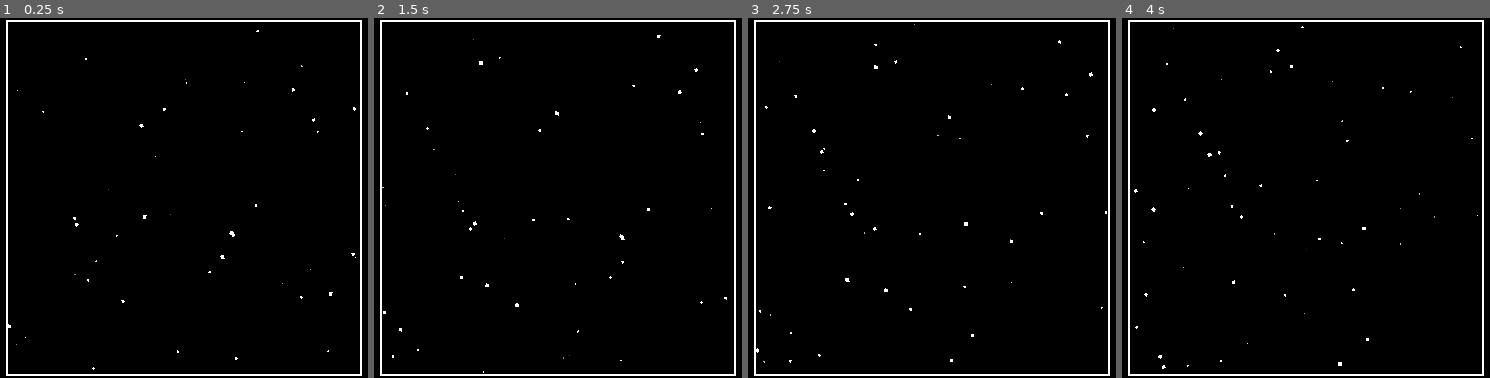
Above: before the commit, frames 1-4 (left to right).
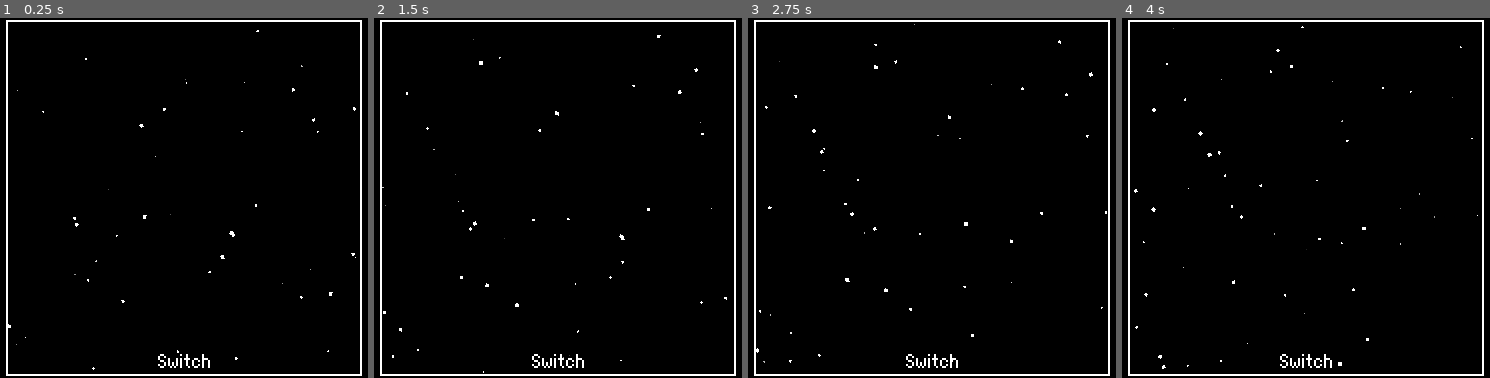
Above: after the commit, the same moments.

Repository: Banalian/BitBiscuit-GMTK2024
Game: Godot game, scene res://Scenes/main.tscn
The game is run twice, just before and just after one commit, with the same random seed, the same clock (stepped at 60 frames per second) and the same inputs.
Inputs (mouse positions are in pixels of both pictures, inside the frame that each line leads up to):
- Up to frame 1 (0.25 s): no input
- Up to frame 2 (1.5 s): move the mouse to (697, 180) at 0.52 s; click (697, 180) at 0.67 s; move the mouse to (429, 216) at 1.27 s; click (429, 216) at 1.42 s
- Up to frame 3 (2.75 s): move the mouse to (994, 118) at 2.02 s; click (994, 118) at 2.17 s
- Up to frame 4 (4 s): move the mouse to (1272, 270) at 2.77 s; click (1272, 270) at 2.92 s; move the mouse to (outside the picture) at 3.52 s; click (outside the picture) at 3.67 s

The runs differ from the first frame. In frame 1, 0.2% of the frame differs, in the area x 42-58%, y 93-98%; in frame 2, 0.2%; in frame 3, 0.2%; in frame 4, 0.2%.

Commit message:
Add view change to main scene

Diff:
--- a/Scenes/main.tscn
+++ b/Scenes/main.tscn
@@ -1,4 +1,6 @@
-[gd_scene load_steps=4 format=3 uid="uid://ca53ofrpltb0o"]
+[gd_scene load_steps=5 format=3 uid="uid://ca53ofrpltb0o"]
+
+[ext_resource type="Script" path="res://Scripts/main.gd" id="1_o11dq"]
 
 [sub_resource type="StyleBoxFlat" id="StyleBoxFlat_auejg"]
 bg_color = Color(1, 1, 1, 0)
@@ -19,20 +21,30 @@
 metadata/_snap_count = 4
 
 [node name="Main" type="Node"]
+script = ExtResource("1_o11dq")
 
-[node name="GameBorder" type="Panel" parent="."]
+[node name="Camera2D" type="Camera2D" parent="."]
+position = Vector2(160, 90)
+position_smoothing_enabled = true
+position_smoothing_speed = 12.0
+
+[node name="ViewTop" type="Panel" parent="."]
 clip_contents = true
 custom_minimum_size = Vector2(178, 178)
-anchors_preset = 8
+anchors_preset = 13
 anchor_left = 0.5
-anchor_top = 0.5
 anchor_right = 0.5
-anchor_bottom = 0.5
+anchor_bottom = 1.0
+offset_left = -89.0
+offset_top = 1.0
+offset_right = 89.0
+offset_bottom = -1.0
 grow_horizontal = 2
 grow_vertical = 2
+size_flags_vertical = 4
 theme_override_styles/panel = SubResource("StyleBoxFlat_auejg")
 
-[node name="BackgroundParticle" type="CPUParticles2D" parent="GameBorder"]
+[node name="BackgroundParticle" type="CPUParticles2D" parent="ViewTop"]
 position = Vector2(89, 89)
 amount = 128
 lifetime = 8.0
@@ -48,3 +60,58 @@
 scale_amount_max = 2.0
 scale_amount_curve = SubResource("Curve_5tl7w")
 color_ramp = SubResource("Gradient_ocy7v")
+
+[node name="MarginContainer" type="MarginContainer" parent="ViewTop"]
+layout_mode = 1
+anchors_preset = 15
+anchor_right = 1.0
+anchor_bottom = 1.0
+grow_horizontal = 2
+grow_vertical = 2
+theme_override_constants/margin_left = 2
+theme_override_constants/margin_top = 2
+theme_override_constants/margin_right = 2
+theme_override_constants/margin_bottom = 2
+
+[node name="ViewButton" type="Button" parent="ViewTop/MarginContainer"]
+layout_mode = 2
+size_flags_horizontal = 4
+size_flags_vertical = 8
+text = "Switch"
+
+[node name="ViewBottom" type="Panel" parent="."]
+clip_contents = true
+custom_minimum_size = Vector2(178, 178)
+anchors_preset = 13
+anchor_left = 0.5
+anchor_right = 0.5
+anchor_bottom = 1.0
+offset_left = -89.0
+offset_top = 181.0
+offset_right = 89.0
+offset_bottom = 179.0
+grow_horizontal = 2
+grow_vertical = 2
+size_flags_vertical = 4
+theme_override_styles/panel = SubResource("StyleBoxFlat_auejg")
+
+[node name="MarginContainer" type="MarginContainer" parent="ViewBottom"]
+layout_mode = 1
+anchors_preset = 15
+anchor_right = 1.0
+anchor_bottom = 1.0
+grow_horizontal = 2
+grow_vertical = 2
+theme_override_constants/margin_left = 2
+theme_override_constants/margin_top = 2
+theme_override_constants/margin_right = 2
+theme_override_constants/margin_bottom = 2
+
+[node name="ViewButton" type="Button" parent="ViewBottom/MarginContainer"]
+layout_mode = 2
+size_flags_horizontal = 4
+size_flags_vertical = 8
+text = "Switch"
+
+[connection signal="pressed" from="ViewTop/MarginContainer/ViewButton" to="." method="_on_view_button_pressed"]
+[connection signal="pressed" from="ViewBottom/MarginContainer/ViewButton" to="." method="_on_view_button_pressed"]
--- /dev/null
+++ b/Scripts/main.gd
@@ -0,0 +1,13 @@
+extends Node
+
+var view_shift := false
+
+@onready var camera = $Camera2D
+
+
+func _on_view_button_pressed() -> void:
+	view_shift = not view_shift
+	if view_shift:
+		camera.position.y = 270
+	else:
+		camera.position.y = 90
